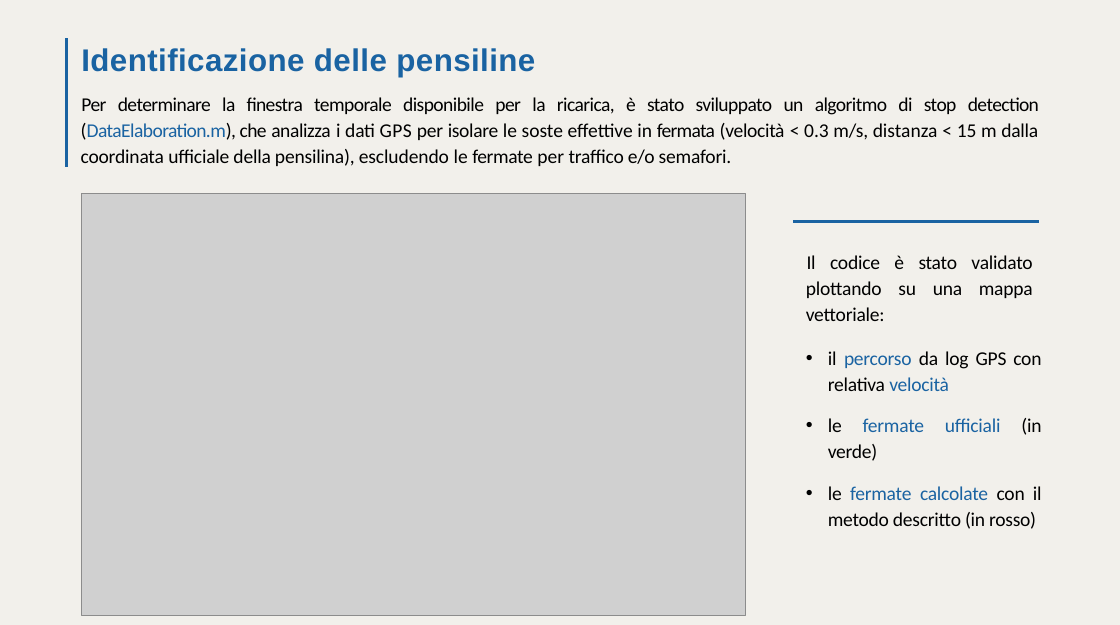
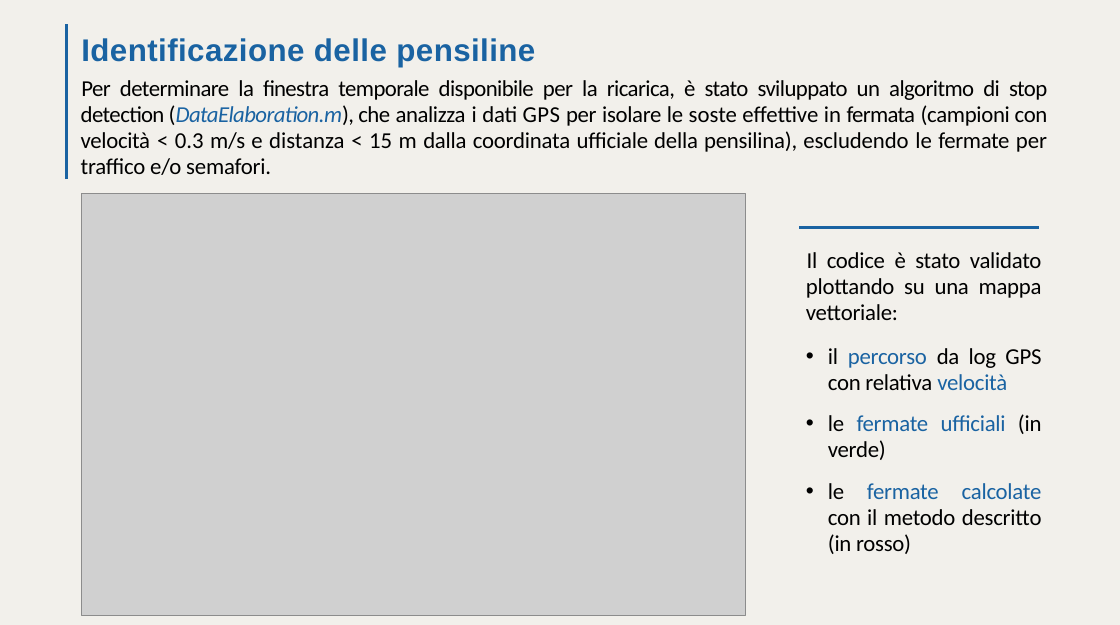
Before and after one commit to Joshuari03/ProgettoASET, a slide deck: slide 6 of Elettrificazione_Strategica_Linea_973.pptx. Drawn at 1120x625 pixels with LibreOffice and Linux fonts; fonts in the diff are those of the drawing; grey boxes stand for pictures. Boxes give left, top, right and bottom in pixels: in the first picture for what was removed or moved away, otherwise in the second. Text is boxed around its words. In the diff, an @@ line names an element or a change of style, - is before the commit and + after.

```diff
--- a/Elettrificazione_Strategica_Linea_973.pptx
+++ b/Elettrificazione_Strategica_Linea_973.pptx
@@ freeform shape: place and size @@
-freeform shape at (67,38,70,167)
+freeform shape at (67,23,72,179)
@@ text "Identificazione delle pensiline": place and size @@
-text "Identificazione delle pensiline" at (81,48,535,77)
+text "Identificazione delle pensiline" at (81,38,535,67)
@@ text at (81,80,1048,175): text changed; size 24 to 28 pt @@
-Per determinare la finestra temporale disponibile per la ricarica, è stato sviluppato un algoritmo di stop detection (DataElaboration.m), che analizza i dati GPS per isolare le soste effettive in fermata (velocità < 0.3 m/s, distanza < 15 m dalla coordinata ufficiale della pensilina), escludendo le fermate per traffico e/o semafori.
+Per determinare la finestra temporale disponibile per la ricarica, è stato sviluppato un algoritmo di stop detection (DataElaboration.m), che analizza i dati GPS per isolare le soste effettive in fermata (campioni con velocità < 0.3 m/s e distanza < 15 m dalla coordinata ufficiale della pensilina), escludendo le fermate per traffico e/o semafori.
@@ freeform shape: place and size @@
-freeform shape at (794,222,1039,225)
+freeform shape at (800,225,1039,228)
@@ size 24 to 28 pt in 4 elements at (828,348,1041,390), (828,414,1042,460), (806,252,1042,320), (828,483,1042,554) @@
```
Also in this commit, not shown: 9 other slides changed, 4 slides added, 6 slides removed, 1 other file.
